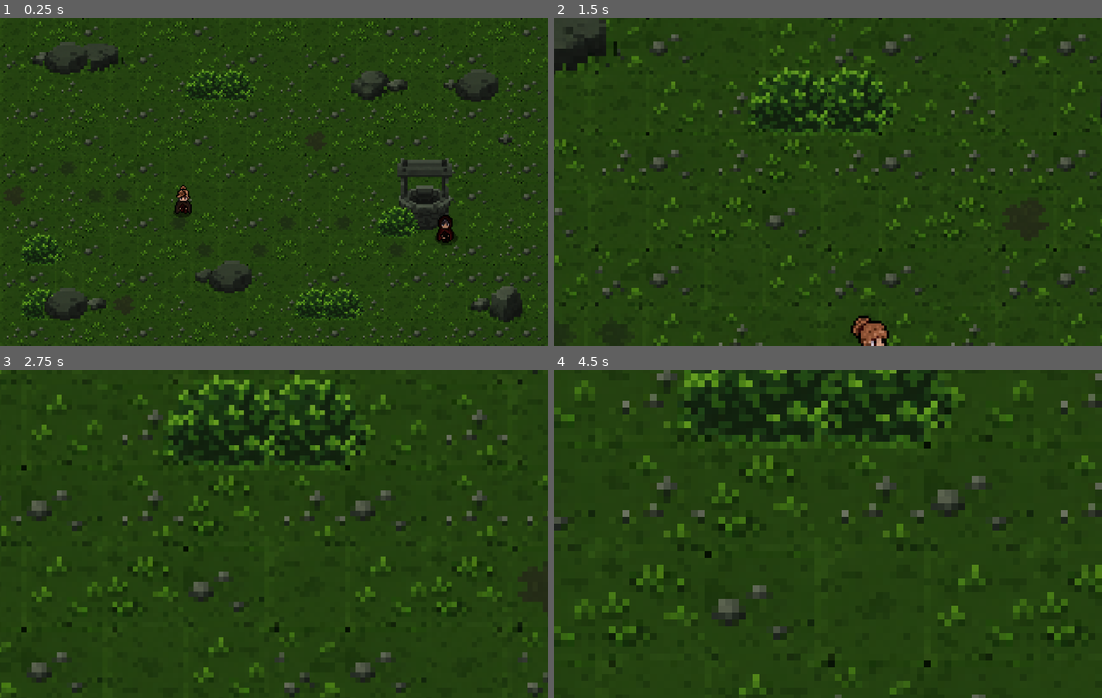
Above: before the commit, frames 1-4 (two rows, left to right).
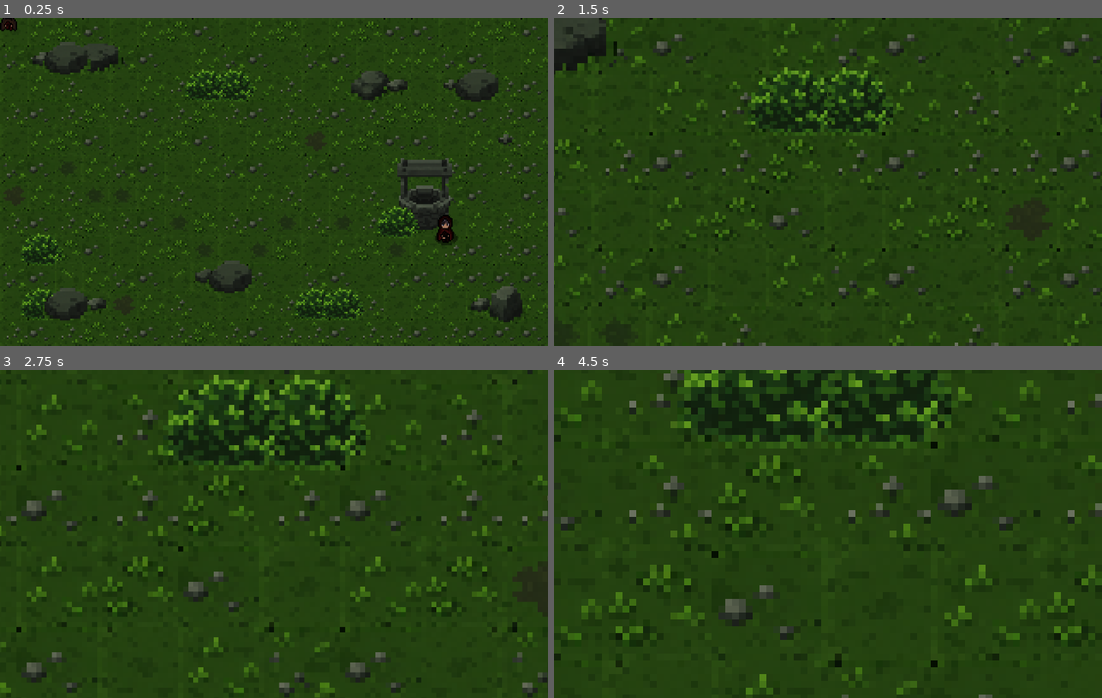
Above: after the commit, the same moments.

Repository: Matheus-Nogueira1/PelequeticosClube
Game: Godot game, scene res://scenes/mapas/world.tscn
Two runs of this game, one before a commit and one after it. Both use one fixed random seed, a clock stepped at 60 frames per second and the inputs below. This scene is started directly instead of the project's main scene.
Inputs (mouse positions are in pixels of both pictures, inside the frame that each line leads up to):
- Up to frame 1 (0.25 s): no input
- Up to frame 2 (1.5 s): tap Enter (ui_accept) at 0.5, 0.77 s; move the mouse to (948, 165) at 0.52 s; hold D (right) 0.53-1.25 s; hold E (interact) 0.53-1.25 s; click (948, 165) at 0.67 s; click "Luz" at 1.25 s
- Up to frame 3 (2.75 s): move the mouse to (164, 550) at 2.02 s; hold S (down) from 2.03 s (still down); tap E (interact) at 2.1 s; click (164, 550) at 2.17 s; tap Enter (ui_accept) at 2.27 s
- Up to frame 4 (4.5 s): move the mouse to (882, 461) at 2.77 s; release S (down) at 2.78 s; hold D (right) 2.78-3.53 s; hold E (interact) 2.78-3.53 s; click (882, 461) at 2.92 s; move the mouse to (800, 599) at 3.52 s; hold W (up) 3.53-4.28 s; tap E (interact) at 3.6 s; click (800, 599) at 3.67 s; tap Enter (ui_accept) at 3.77 s; move the mouse to (992, 583) at 4.27 s; hold A (left) from 4.28 s (still down); hold E (interact) from 4.28 s (still down); click (992, 583) at 4.42 s

The runs differ from the first frame. In frame 1, 0.3% of the frame differs, in the area x 0-35%, y 0-61%; in frame 2, 7.3%; in frame 3, 7.9%; in frame 4, 8.9%, in the area x 0-100%, y 0-100%.

Commit message:
Atualizando sistemas de movimnetação, cutscene e ambientação

Diff:
--- a/ascencaozeta-pelequeta/scenes/mapas/Firekeeper.tscn
+++ b/ascencaozeta-pelequeta/scenes/mapas/Firekeeper.tscn
@@ -1,6 +1,7 @@
 [gd_scene format=4 uid="uid://cxk7nna3455te"]
 
 [ext_resource type="PackedScene" uid="uid://pupmbn2fmc7k" path="res://scenes/personagens/Escolhido.tscn" id="1_3kl3c"]
+[ext_resource type="Script" uid="uid://bwf48bka7vtv6" path="res://scenes/mapas/firekeeper_intro.gd" id="1_r26ap"]
 [ext_resource type="Texture2D" uid="uid://dhwhe2vbbk8jf" path="res://assets/world/Furniture.png" id="1_unkkh"]
 [ext_resource type="Texture2D" uid="uid://sh8isxje8r2v" path="res://assets/world/tiles.png" id="2_r26ap"]
 [ext_resource type="Texture2D" uid="uid://chc4y1lhpo7ob" path="res://assets/world/Tools.png" id="3_jx1cy"]
@@ -2284,6 +2285,7 @@
 
 [node name="Firekeeper" type="Node2D" unique_id=44442164]
 modulate = Color(2.2241454, 2.2241454, 2.2241454, 1)
+script = ExtResource("1_r26ap")
 
 [node name="Chao" type="TileMapLayer" parent="." unique_id=405713238]
 modulate = Color(0.3764706, 0.3764706, 0.3764706, 1)
@@ -2315,3 +2317,14 @@
 limit_top = 0
 limit_right = 320
 limit_bottom = 468
+
+[node name="CanvasLayer" type="CanvasLayer" parent="." unique_id=875608436]
+
+[node name="BlackScreen" type="ColorRect" parent="CanvasLayer" unique_id=1520530549]
+anchors_preset = 15
+anchor_right = 1.0
+anchor_bottom = 1.0
+grow_horizontal = 2
+grow_vertical = 2
+mouse_filter = 2
+color = Color(0, 0, 0, 1)
--- /dev/null
+++ b/ascencaozeta-pelequeta/scenes/mapas/firekeeper_intro.gd
@@ -0,0 +1,89 @@
+
+extends Node2D
+
+@onready var player = $Escolhido
+@onready var walk = $Escolhido/Walk
+@onready var levantar = $Escolhido/Levantar
+@onready var black_screen = $CanvasLayer/BlackScreen
+
+
+func _ready():
+	print("Firekeeper: iniciando introdução")
+
+	# 1. Tela preta no início.
+	black_screen.visible = true
+	black_screen.color = Color.BLACK
+	black_screen.modulate.a = 1.0
+
+	# 2. Bloqueia o movimento durante a introdução.
+	player.pode_andar = false
+	player.velocity = Vector2.ZERO
+	player.set_physics_process(true)
+
+	# 3. Esconde o sprite normal.
+	walk.visible = false
+
+	# 4. Prepara a animação de levantar.
+	levantar.stop()
+	levantar.visible = false
+
+	levantar.sprite_frames.set_animation_loop(
+		"Levantar",
+		false
+	)
+
+	levantar.speed_scale = 1.0
+
+	# Pequena espera inicial.
+	await get_tree().create_timer(0.3).timeout
+
+	# 5. Alinha o sprite de levantar ao sprite normal.
+	levantar.position = walk.position
+	levantar.offset = walk.offset
+	levantar.flip_h = walk.flip_h
+	levantar.rotation = walk.rotation
+	levantar.scale = walk.scale
+
+	levantar.visible = true
+
+	# 6. Inicia a animação.
+	print("Firekeeper: personagem levantando")
+	levantar.play("Levantar")
+
+	# 7. Clareia a tela suavemente.
+	var fade = create_tween()
+	fade.set_trans(Tween.TRANS_SINE)
+	fade.set_ease(Tween.EASE_IN_OUT)
+
+	fade.tween_property(
+		black_screen,
+		"modulate:a",
+		0.0,
+		1.2
+	)
+
+	# 8. Espera a animação de levantar terminar.
+	await levantar.animation_finished
+	print("Firekeeper: animação concluída")
+
+	# Mantém a espera que já funcionou no seu projeto.
+	await get_tree().create_timer(1.3).timeout
+
+	# 9. Retorna ao sprite de movimento.
+	levantar.stop()
+	levantar.visible = false
+
+	walk.visible = true
+	walk.play("walk_down")
+
+	# 10. Libera o controle.
+	player.velocity = Vector2.ZERO
+	player.set_physics_process(true)
+	player.pode_andar = true
+
+	# 11. Finaliza a introdução.
+	black_screen.visible = false
+
+	print("Firekeeper: jogador liberado!")
+	print("Physics ativo: ", player.is_physics_processing())
+	print("Pode andar: ", player.pode_andar)
--- /dev/null
+++ b/ascencaozeta-pelequeta/scenes/mapas/vento_chao.gd
@@ -0,0 +1,21 @@
+
+extends TileMapLayer
+
+@export var intensidade := 1.0
+@export var velocidade := 1.6
+
+var posicao_original: Vector2
+var tempo := 0.0
+
+
+func _ready() -> void:
+	posicao_original = position
+
+
+func _process(delta: float) -> void:
+	tempo += delta * velocidade
+
+	position = posicao_original + Vector2(
+		sin(tempo) * intensidade,
+		sin(tempo * 0.7) * intensidade * 0.35
+	)
--- a/ascencaozeta-pelequeta/scenes/mapas/world.tscn
+++ b/ascencaozeta-pelequeta/scenes/mapas/world.tscn
@@ -1,13 +1,14 @@
 [gd_scene format=4 uid="uid://don678k6xnkfw"]
 
+[ext_resource type="Script" uid="uid://b6ynscgobaq4f" path="res://scenes/mapas/vento_chao.gd" id="1_qjijs"]
 [ext_resource type="Texture2D" uid="uid://ddau662gs3yvt" path="res://assets/world/TileMap_Template_MundoUm.png" id="2_0fipq"]
-[ext_resource type="Script" uid="uid://cmqegko3bil0n" path="res://scripts/mapas/World.gd" id="2_4wvfk"]
 [ext_resource type="LabelSettings" uid="uid://ch5kik1mpjmso" path="res://fonts/Titulos.tres" id="3_0fipq"]
 [ext_resource type="FontFile" uid="uid://bekpl1ntck7o" path="res://fonts/monogram-extended.ttf" id="4_fprfk"]
 [ext_resource type="Texture2D" uid="uid://cwl6wl4ks11dx" path="res://assets/Player/Base/Shadow.png" id="4_qjijs"]
 [ext_resource type="Texture2D" uid="uid://brd25mqc18gt8" path="res://assets/Npc/Veia/VeiaEmpurrarTemplate.png" id="5_fprfk"]
 [ext_resource type="Texture2D" uid="uid://0lp03bptho16" path="res://assets/Player/ESCOLHIDO/Escolhido_Template_CaindoCutscene-Sheet.png" id="5_qjijs"]
 [ext_resource type="Script" uid="uid://2nt3e04vjvi1" path="res://scripts/animações/empurrar.gd" id="6_qjijs"]
+[ext_resource type="PackedScene" uid="uid://pupmbn2fmc7k" path="res://scenes/personagens/Escolhido.tscn" id="9_fprfk"]
 
 [sub_resource type="TileSetAtlasSource" id="TileSetAtlasSource_qjijs"]
 texture = ExtResource("2_0fipq")
@@ -221,14 +222,15 @@
 
 [node name="World" type="Node2D" unique_id=1027781910]
 y_sort_enabled = true
-script = ExtResource("2_4wvfk")
 
 [node name="grass" type="TileMapLayer" parent="." unique_id=2037851953]
 use_parent_material = true
 tile_map_data = PackedByteArray("AAAAAAAAAgAAAAAAAAAAAAEAAgAGAAIAAAAAAAIAAgAAAAAAAAAAAAMAAgAEAAIAAAAAAAQAAgAAAAAAAAAAAA …(5296 unchanged characters)…
 tile_set = SubResource("TileSet_vh468")
+script = ExtResource("1_qjijs")
 
 [node name="water" type="TileMapLayer" parent="." unique_id=1305825153]
+y_sort_enabled = true
 use_parent_material = true
 tile_map_data = PackedByteArray("AAADAAoAAgAEAAUAAAABAAEAAgACAAUAAAAQAAIAAgAIAAUAAAASAAQAAgAIAAUAAAAOAAIAAgAEAAUAAAANAAIAAgAEAAMAAAALAAoAAgAAAAYAAAAIAAIAAgAAAAYAAAABAAgAAgAAAAYAAAADAAEAAgAIAAMAAAA=")
 tile_set = SubResource("TileSet_vh468")
@@ -239,7 +241,7 @@
 tile_map_data = PackedByteArray("AAAPAAYAAgAKAAUAAAACAAEAAgAAAAMAAAACAAoAAgAAAAMAAAAIAAkAAgAAAAMAAAARAAIAAgAAAAMAAAASAAoAAgAGAAMAAAARAAoAAgACAAUAAAAHAAkAAgAAAAUAAAAHAAIAAgAAAAYAAAAMAAoAAgAAAAYAAAABAAoAAgAAAAYAAAAOAAcAAgAAAAYAAAA=")
 tile_set = SubResource("TileSet_vh468")
 
-[node name="Player" type="Node2D" parent="." unique_id=1422707646 groups=["player"]]
+[node name="Player" type="Node2D" parent="objetics" unique_id=1422707646 groups=["player"]]
 y_sort_enabled = true
 position = Vector2(107, 107)
 scale = Vector2(0.7, 0.7)
@@ -351,5 +353,9 @@
 scale = Vector2(1.0000001, 1.0000001)
 enabled = false
 
+[node name="Escolhido" parent="." unique_id=188751351 instance=ExtResource("9_fprfk")]
+z_as_relative = false
+scale = Vector2(0.7, 0.7)
+
 [connection signal="pressed" from="UI/DialogueBox/LightButton" to="Velha" method="_on_light_button_pressed"]
 [connection signal="pressed" from="UI/DialogueBox/DarknessButton" to="Velha" method="_on_darkness_button_pressed"]
--- a/ascencaozeta-pelequeta/scenes/personagens/Escolhido.tscn
+++ b/ascencaozeta-pelequeta/scenes/personagens/Escolhido.tscn
@@ -3,6 +3,7 @@
 [ext_resource type="Texture2D" uid="uid://tsbf2a0vcf6q" path="res://assets/Player/ESCOLHIDO/Walk_Escolhido_Template.png" id="2_0qvx1"]
 [ext_resource type="Script" uid="uid://m6si84mho71r" path="res://scripts/personagens/Movimento.gd" id="2_22mqn"]
 [ext_resource type="Texture2D" uid="uid://cwl6wl4ks11dx" path="res://assets/Player/Base/Shadow.png" id="2_tw08g"]
+[ext_resource type="Texture2D" uid="uid://bhgm4kl5otivt" path="res://assets/Player/ESCOLHIDO/Escolhido_Template_Levantando-Sheet.png" id="4_80tg0"]
 
 [sub_resource type="AtlasTexture" id="AtlasTexture_22mqn"]
 atlas = ExtResource("2_0qvx1")
@@ -264,6 +265,84 @@
 
 [sub_resource type="CircleShape2D" id="CircleShape2D_mgf8l"]
 radius = 6.0369244
+
+[sub_resource type="AtlasTexture" id="AtlasTexture_ne1j0"]
+atlas = ExtResource("4_80tg0")
+region = Rect2(0, 0, 32, 32)
+
+[sub_resource type="AtlasTexture" id="AtlasTexture_fhty4"]
+atlas = ExtResource("4_80tg0")
+region = Rect2(32, 0, 32, 32)
+
+[sub_resource type="AtlasTexture" id="AtlasTexture_pmhvr"]
+atlas = ExtResource("4_80tg0")
+region = Rect2(96, 0, 32, 32)
+
+[sub_resource type="AtlasTexture" id="AtlasTexture_m5186"]
+atlas = ExtResource("4_80tg0")
+region = Rect2(64, 0, 32, 32)
+
+[sub_resource type="AtlasTexture" id="AtlasTexture_lvu46"]
+atlas = ExtResource("4_80tg0")
+region = Rect2(128, 0, 32, 32)
+
+[sub_resource type="AtlasTexture" id="AtlasTexture_1n6x5"]
+atlas = ExtResource("4_80tg0")
+region = Rect2(160, 0, 32, 32)
+
+[sub_resource type="AtlasTexture" id="AtlasTexture_ydqmb"]
+atlas = ExtResource("4_80tg0")
+region = Rect2(192, 0, 32, 32)
+
+[sub_resource type="AtlasTexture" id="AtlasTexture_1w1jg"]
+atlas = ExtResource("4_80tg0")
+region = Rect2(224, 0, 32, 32)
+
+[sub_resource type="AtlasTexture" id="AtlasTexture_anawv"]
+atlas = ExtResource("4_80tg0")
+region = Rect2(256, 0, 32, 32)
+
+[sub_resource type="AtlasTexture" id="AtlasTexture_alr1a"]
+atlas = ExtResource("4_80tg0")
+region = Rect2(288, 0, 32, 32)
+
+[sub_resource type="SpriteFrames" id="SpriteFrames_g4v7s"]
+animations = [{
+"frames": [{
+"duration": 1.0,
+"texture": SubResource("AtlasTexture_ne1j0")
+}, {
+"duration": 1.0,
+"texture": SubResource("AtlasTexture_fhty4")
+}, {
+"duration": 1.0,
+"texture": SubResource("AtlasTexture_pmhvr")
+}, {
+"duration": 1.0,
+"texture": SubResource("AtlasTexture_m5186")
+}, {
+"duration": 1.0,
+"texture": SubResource("AtlasTexture_lvu46")
+}, {
+"duration": 1.0,
+"texture": SubResource("AtlasTexture_1n6x5")
+}, {
+"duration": 1.0,
+"texture": SubResource("AtlasTexture_ydqmb")
+}, {
+"duration": 1.0,
+"texture": SubResource("AtlasTexture_1w1jg")
+}, {
+"duration": 1.0,
+"texture": SubResource("AtlasTexture_anawv")
+}, {
+"duration": 1.0,
+"texture": SubResource("AtlasTexture_alr1a")
+}],
+"loop": 1,
+"name": &"Levantar",
+"speed": 5.0
+}]
 
 [node name="Escolhido" type="CharacterBody2D" unique_id=188751351]
 y_sort_enabled = true
@@ -283,3 +362,8 @@
 y_sort_enabled = true
 position = Vector2(0, 8.666667)
 shape = SubResource("CircleShape2D_mgf8l")
+
+[node name="Levantar" type="AnimatedSprite2D" parent="." unique_id=1267546188]
+visible = false
+sprite_frames = SubResource("SpriteFrames_g4v7s")
+animation = &"Levantar"
--- a/ascencaozeta-pelequeta/scripts/animações/empurrar.gd
+++ b/ascencaozeta-pelequeta/scripts/animações/empurrar.gd
@@ -27,7 +27,6 @@
 	if body == player and not cutscene_started:
 		player_near = false
 		player = null
-
 		interacting = false
 		$"../UI/DialogueBox".visible = false
 
@@ -41,7 +40,6 @@
 func interact():
 	interacting = true
 	$"../UI/DialogueBox".visible = true
-
 	print("Abriu o diálogo!")
 
 
@@ -80,6 +78,29 @@
 		virar_sprite(sprite, direita)
 
 
+# Calcula a duração real de uma animação não repetitiva.
+func duracao_animacao(
+	sprite: AnimatedSprite2D,
+	nome: String
+) -> float:
+	var frames = sprite.sprite_frames
+
+	if frames == null or not frames.has_animation(nome):
+		return 1.8
+
+	var fps = frames.get_animation_speed(nome) * sprite.speed_scale
+
+	if fps <= 0.0:
+		return 1.8
+
+	var total := 0.0
+
+	for i in range(frames.get_frame_count(nome)):
+		total += frames.get_frame_duration(nome, i)
+
+	return total / fps
+
+
 func iniciar_empurrao():
 	if cutscene_started:
 		return
@@ -95,7 +116,7 @@
 	# Guarda a referência do jogador.
 	var player_ref = player
 
-	# Impede o jogador de andar.
+	# Impede o jogador de andar durante a cutscene.
 	player_ref.velocity = Vector2.ZERO
 	player_ref.set_physics_process(false)
 
@@ -109,9 +130,8 @@
 	virar_sprite($Empurrar, velha_direita)
 	virar_personagem(player_ref, player_direita)
 
-	# CÂMERA: posicionamento do seu código original.
+	# Mantém o posicionamento original da câmera.
 	var camera = $"../Camera2D"
-
 	var ponto = (velha_pos + player_pos) / 2.0
 
 	camera.enabled = true
@@ -130,24 +150,24 @@
 
 	await zoom_tween.finished
 
-	# Animação de empurrão e som.
+	# Animação do empurrão e som.
 	$Empurrar.play("empurrar")
 	$AudioStreamPlayer2D.play()
 
 	await get_tree().create_timer(0.5).timeout
 
-	# Escurece a tela.
+	# Referências da interface.
 	var black_screen = $"../UI/BlackScreen"
 	var falling_player = $"../UI/CaindoCutscene"
 
 	black_screen.z_index = 5
 	falling_player.z_index = 10
 
+	# Escurece a tela.
 	black_screen.visible = true
 	black_screen.modulate.a = 0.0
 
 	var fade = create_tween()
-
 	fade.tween_property(
 		black_screen,
 		"modulate:a",
@@ -160,54 +180,63 @@
 	# Esconde o jogador original.
 	player_ref.visible = false
 
-	# Posiciona a animação de queda no centro da tela.
+	# Prepara o sprite da queda.
 	falling_player.visible = true
 	falling_player.position = get_viewport_rect().size / 2.0
 	falling_player.offset = Vector2.ZERO
 	falling_player.rotation = 0.0
 	falling_player.scale = Vector2(3.0, 3.0)
 
-	# A animação de queda toca apenas uma vez.
-	falling_player.speed_scale = 0.65
+	# Animação de queda: uma única reprodução.
 	falling_player.sprite_frames.set_animation_loop(
 		"CaindoCutscene",
 		false
 	)
-
+	falling_player.speed_scale = 0.65
+
+	# Calcula a duração depois de definir a velocidade.
+	var duracao_queda = duracao_animacao(
+		falling_player,
+		"CaindoCutscene"
+	)
+	duracao_queda = maxf(duracao_queda, 0.5)
+
+	print("Duração da queda: ", duracao_queda)
+
+	# Inicia a animação.
 	falling_player.play("CaindoCutscene")
 
-	# Movimento suave durante a queda.
+	# Faz o movimento terminar junto da animação.
 	var queda = create_tween()
 	queda.set_parallel(true)
 
 	queda.tween_property(
 		falling_player,
 		"position",
-		falling_player.position + Vector2(0, 45),
-		2.8
-	).set_trans(Tween.TRANS_SINE).set_ease(Tween.EASE_IN)
+		falling_player.position + Vector2(0, 100),
+		duracao_queda
+	).set_trans(Tween.TRANS_QUAD).set_ease(Tween.EASE_IN)
 
 	queda.tween_property(
 		falling_player,
 		"rotation",
-		deg_to_rad(8.0),
-		2.8
-	).set_trans(Tween.TRANS_SINE).set_ease(Tween.EASE_IN)
+		deg_to_rad(12.0),
+		duracao_queda
+	).set_trans(Tween.TRANS_QUAD).set_ease(Tween.EASE_IN)
 
 	queda.tween_property(
 		falling_player,
 		"scale",
-		Vector2(3.5, 3.5),
-		2.8
-	).set_trans(Tween.TRANS_SINE).set_ease(Tween.EASE_IN)
-
-	# Espera a animação e o movimento terminarem.
+		Vector2(4.0, 4.0),
+		duracao_queda
+	).set_trans(Tween.TRANS_QUAD).set_ease(Tween.EASE_IN)
+
+	# Aguarda a animação e o movimento.
 	await falling_player.animation_finished
 	await queda.finished
 
-	# Pequena pausa antes da transição.
-	await get_tree().create_timer(0.8).timeout
-
+	# Pequena pausa antes de trocar de cena.
+	await get_tree().create_timer(0.15).timeout
 
 	# Vai para a Cabana Elizabeth.
 	var erro = get_tree().change_scene_to_file(
--- a/ascencaozeta-pelequeta/scripts/personagens/Movimento.gd
+++ b/ascencaozeta-pelequeta/scripts/personagens/Movimento.gd
@@ -1,11 +1,16 @@
+
 extends CharacterBody2D
 
 @onready var move_speed = 50
 @onready var break_acc = 2000
 @onready var acc = 1000
 
-# Positivo y = Baixo | Negativo y = Cima
-# Positivo x = Direita | Negativo x = Esquerda
+var pode_andar: bool = true
+
+
+# Positivo Y = baixo | Negativo Y = cima
+# Positivo X = direita | Negativo X = esquerda
+
 func update_anim():
 	if velocity.y > 0:
 		$Walk.play("walk_down")
@@ -17,42 +22,63 @@
 		$Walk.play("walk_right")
 	elif velocity.length() == 0:
 		$Walk.stop()
+
 	$Shadow.play("shadow")
-	velocity.length()
+
 
 func _physics_process(delta):
+	if not pode_andar:
+		velocity = Vector2.ZERO
+		update_anim()
+		move_and_slide()
+		return
+
 	update_move(delta)
 	update_anim()
+
 
 func update_move(delta):
 	if Input.is_action_pressed("right"):
 		if velocity.x < 0:
 			velocity.x = 0
-		velocity.x += delta*acc
+
+		velocity.x += delta * acc
 		velocity.y = 0
+
 		if velocity.x > move_speed:
 			velocity.x = move_speed
+
 	elif Input.is_action_pressed("left"):
 		if velocity.x > 0:
 			velocity.x = 0
-		velocity.x -= delta*acc
+
+		velocity.x -= delta * acc
 		velocity.y = 0
+
 		if velocity.x < -move_speed:
 			velocity.x = -move_speed
+
 	elif Input.is_action_pressed("down"):
 		if velocity.y < 0:
 			velocity.y = 0
-		velocity.y+= delta*acc
+
+		velocity.y += delta * acc
 		velocity.x = 0
+
 		if velocity.y > move_speed:
 			velocity.y = move_speed
+
 	elif Input.is_action_pressed("up"):
 		if velocity.y > 0:
 			velocity.y = 0
-		velocity.y -= delta*acc
+
+		velocity.y -= delta * acc
 		velocity.x = 0
+
 		if velocity.y < -move_speed:
 			velocity.y = -move_speed
+
 	else:
 		velocity = Vector2.ZERO
+
 	move_and_slide()
Binary file added: ascencaozeta-pelequeta/assets/Player/ESCOLHIDO/Escolhido_Template_Levantando-Sheet.png
Not shown, added: ascencaozeta-pelequeta/assets/Player/ESCOLHIDO/Escolhido_Template_Levantando-Sheet.png.import
Not shown, added: ascencaozeta-pelequeta/scenes/mapas/firekeeper_intro.gd.uid
Not shown, added: ascencaozeta-pelequeta/scenes/mapas/vento_chao.gd.uid
Not shown, added: ascencaozeta-pelequeta.zip
